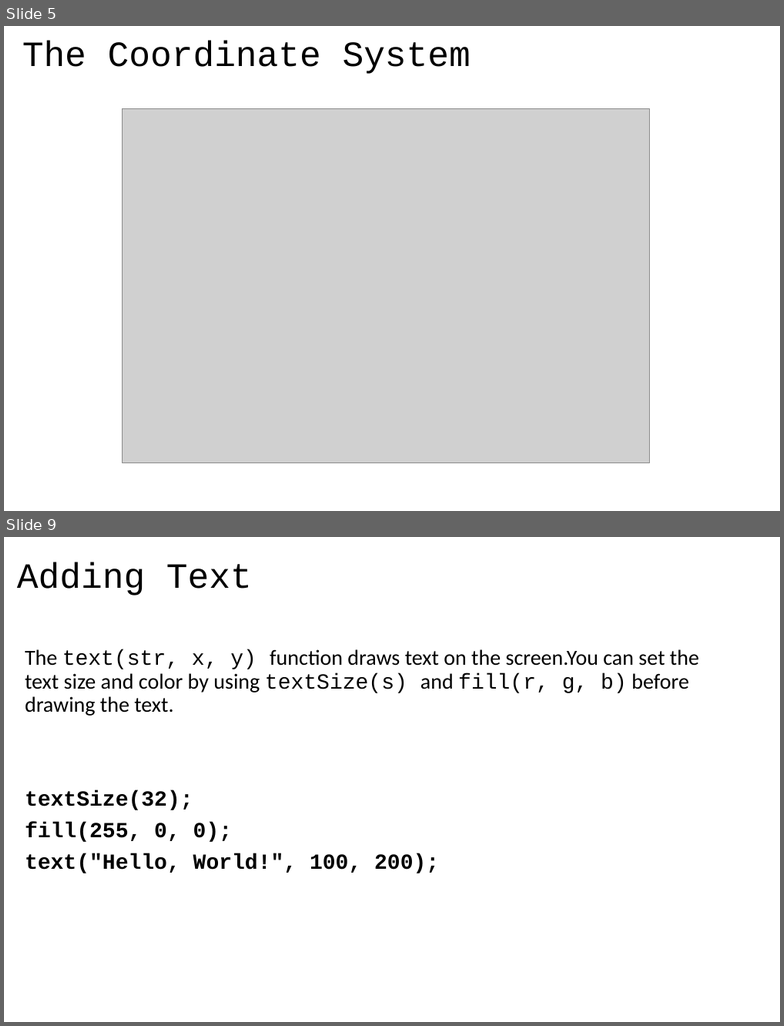
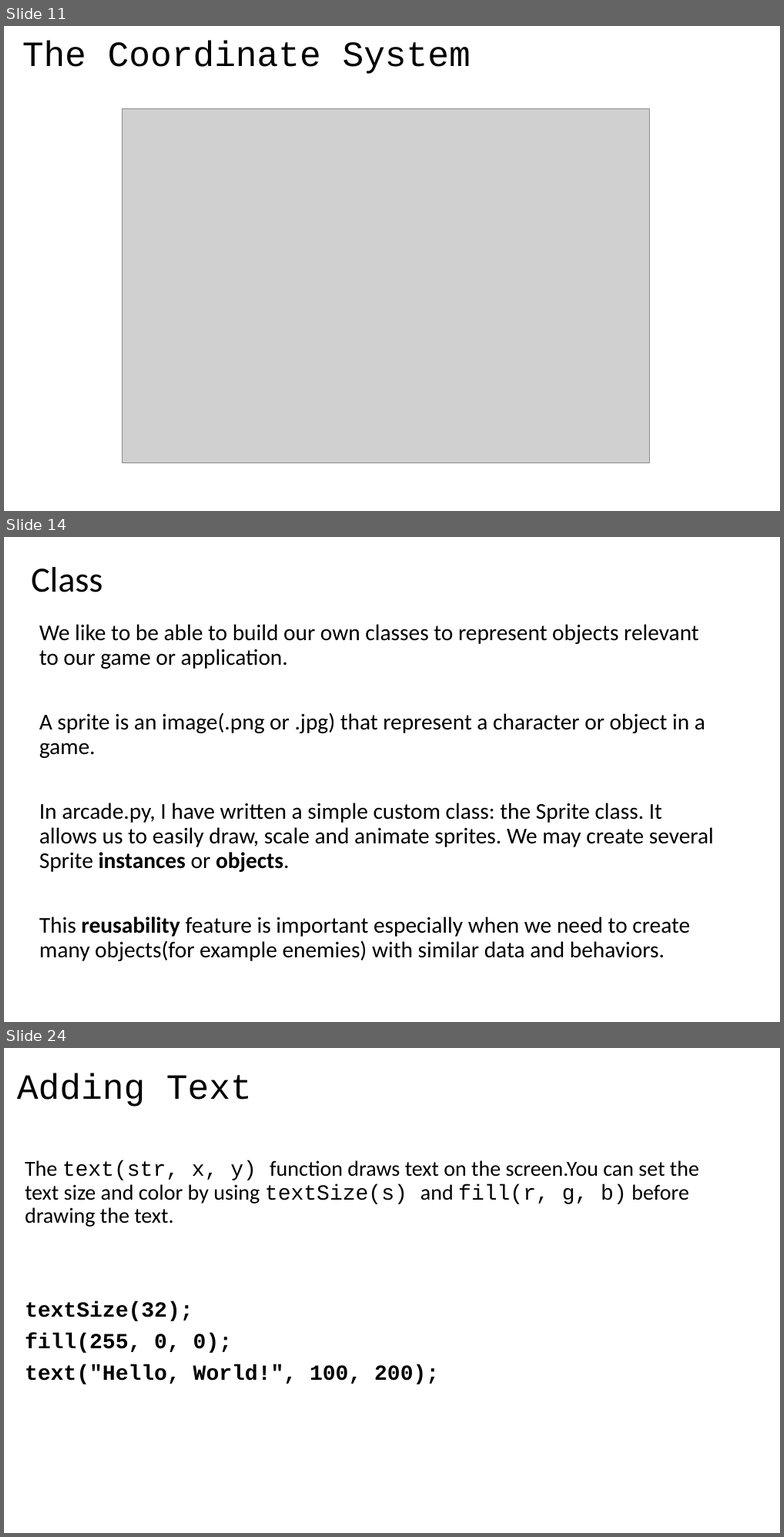
Before and after one commit to LongBaoNguyen/longbaonguyen.github.io, a slide deck: courses/apcsp/processing_arcade/processing1.pptx. Shown one above the other, each under a label of ours: slides 5 and 9 before the commit, slides 11, 14 and 24 after it; the slides between them are not shown. The pictures are 784x1026 and 784x1537 pixels, drawn with LibreOffice and Linux fonts; fonts in the diff are those of the drawing; grey boxes stand for pictures. Boxes give left, top, right and bottom in pixels: in the first picture for what was removed or moved away, otherwise in the second. Text is boxed around its words. In the diff, an @@ line names an element or a change of style, - is before the commit and + after.

```diff
--- a/courses/apcsp/processing_arcade/processing1.pptx
+++ b/courses/apcsp/processing_arcade/processing1.pptx
@@ slide 14 added at (4,537,780,1022), background #FFFFFF @@
@@ title added at (31,567,103,592), 33 pt, text #000000 @@
+Class
@@ text added at (39,624,714,961), 21 pt, text #000000 @@
+We like to be able to build our own classes to represent objects relevant to our game or application.
+A sprite is an image(.png or .jpg) that represent a character or object in a game.
+In arcade.py, I have written a simple custom class: the Sprite class. It allows us to easily draw, scale and animate sprites. We may create several Sprite instances or objects.
+This reusability feature is important especially when we need to create many objects(for example enemies) with similar data and behaviors.
@@ what was slide 5 is now slide 11 @@
@@ what was slide 9 is now slide 24 @@
```
Also in this commit, not shown: 5 slides changed, 12 other slides added, 20 other files.
